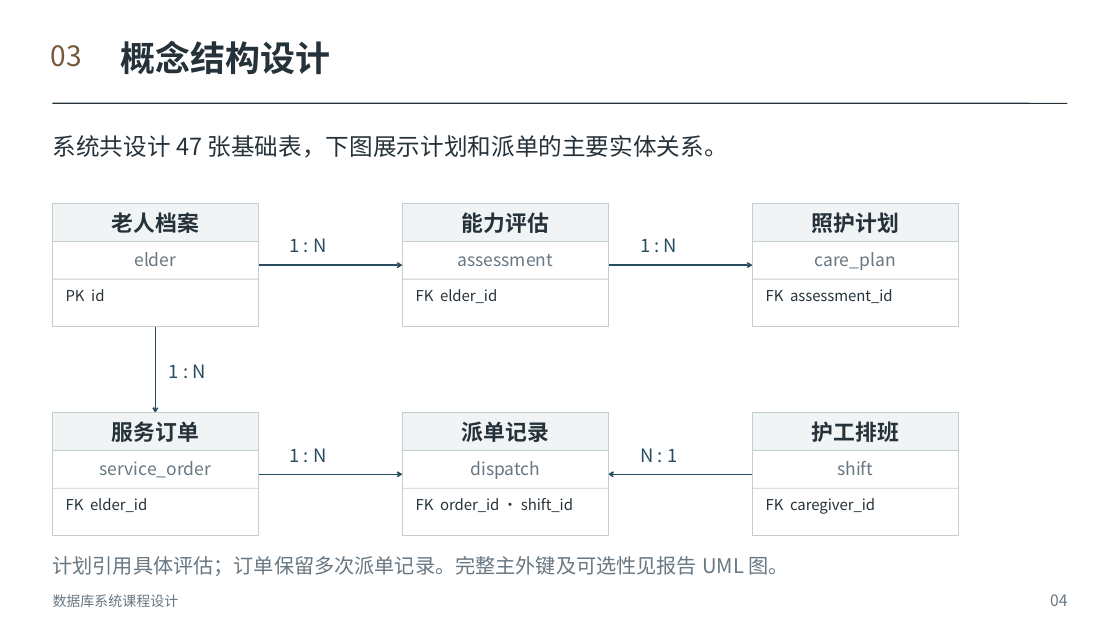
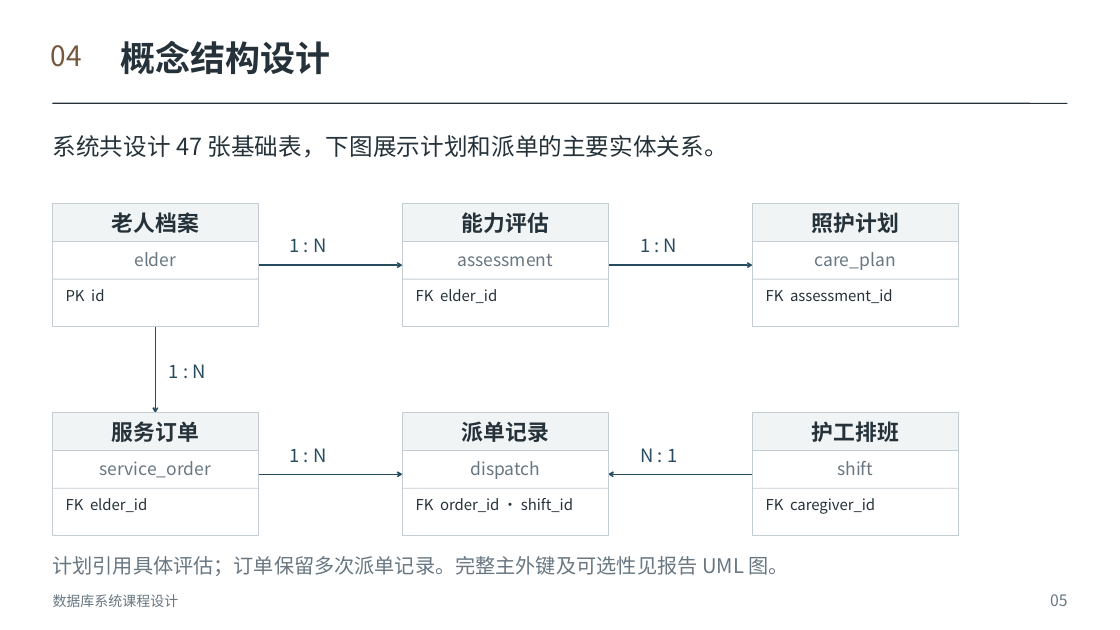
Before and after one commit to Herbertlyw/db_eldercare, a slide deck: slide 5 of outputs/社区居家养老平台课程答辩_修订版.pptx (slide 4 before the commit). Drawn at 1120x630 pixels with LibreOffice and Linux fonts; fonts in the diff are those of the drawing. Boxes give left, top, right and bottom in pixels: in the first picture for what was removed or moved away, otherwise in the second. Text is boxed around its words. In the diff, an @@ line names an element or a change of style, - is before the commit and + after.

```diff
--- a/outputs/社区居家养老平台课程答辩_修订版.pptx
+++ b/outputs/社区居家养老平台课程答辩_修订版.pptx
@@ text at bbox=[51, 45, 82, 67]: text changed @@
-03
+04
@@ text at bbox=[1050, 594, 1067, 606]: text changed @@
-04
+05
```
Also in this commit, not shown: 8 other slides changed, 2 slides added, 1 slide removed, 14 other files.
